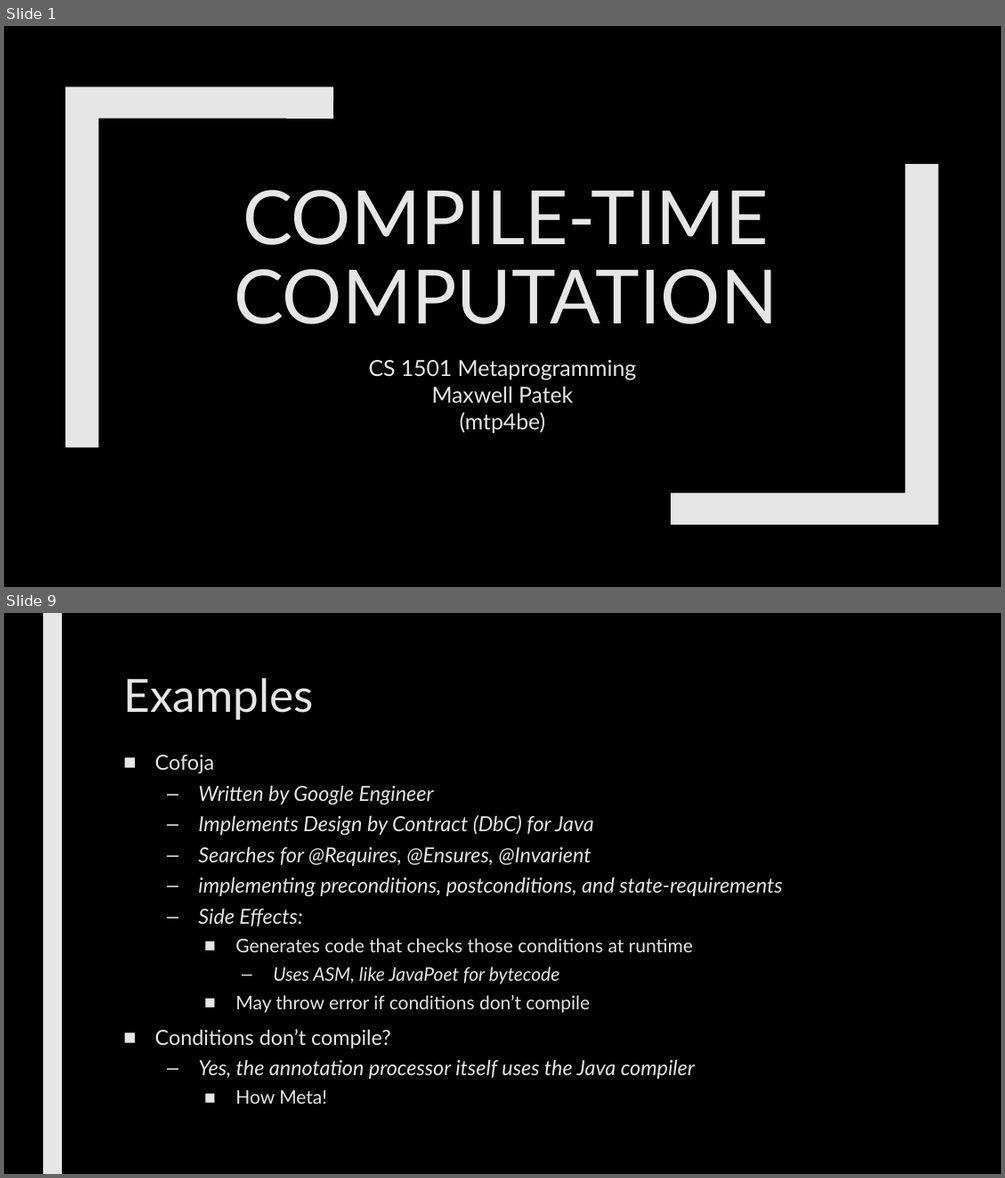
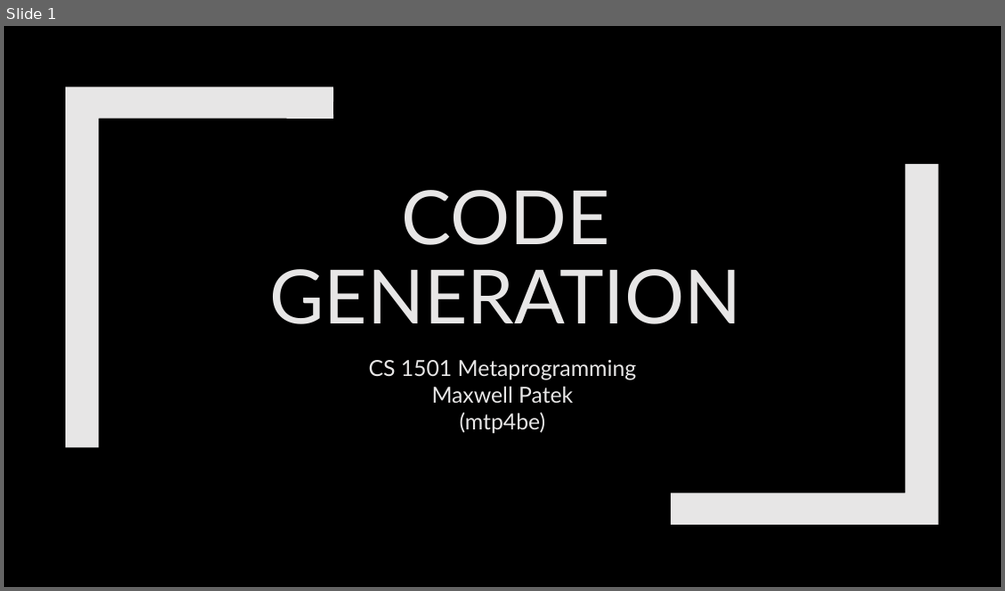
Before and after one commit to max7patek/metaprogramming, a slide deck: slides/09-CodeGeneration.pptx. Shown one above the other, each under a label of ours: slides 1 and 9 before the commit, slide 1 after it; the slides between them are not shown. The pictures are 1005x1178 and 1005x591 pixels, drawn with LibreOffice and Linux fonts; fonts in the diff are those of the drawing. Boxes give left, top, right and bottom in pixels: in the first picture for what was removed or moved away, otherwise in the second. Text is boxed around its words. In the diff, an @@ line names an element or a change of style, - is before the commit and + after.

Commit message:
Code Generation

```diff
--- a/slides/09-CodeGeneration.pptx
+++ b/slides/09-CodeGeneration.pptx
@@ slide 9 removed at (x1=4, y1=613, x2=1001, y2=1174), background #000000 @@
@@ rectangle removed at (x1=43, y1=613, x2=62, y2=1174) @@
@@ title removed at (x1=123, y1=678, x2=313, y2=720) @@
-Examples
@@ text removed at (x1=155, y1=755, x2=782, y2=1103) @@
-■ Cofoja
-  – Written by Google Engineer
-  – Implements Design by Contract (DbC) for Java
-  – Searches for @Requires, @Ensures, @Invarient
-  – implementing preconditions, postconditions, and state-requirements
-  – Side Effects:
-    ■ Generates code that checks those conditions at runtime
-      – Uses ASM, like JavaPoet for bytecode
-    ■ May throw error if conditions don’t compile
-■ Conditions don’t compile?
-  – Yes, the annotation processor itself uses the Java compiler
-    ■ How Meta!
@@ slide 1 changed as well @@
@@ title at (x1=269, y1=190, x2=741, y2=324): text changed @@
-COMPILE-TIME COMPUTATION
+CODE GENERATION
```
Also in this commit, not shown: 17 slides added, 20 other slides removed, 2 other files.
